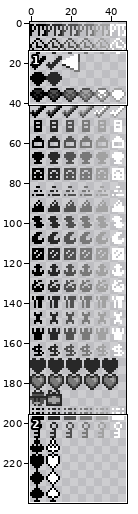
Edited in one commit: sprite sheet (bin/assets/img/bg/level-select-characters.png). The first picture is a wide view before the edit; the outline marks the close-up.
Close-up. As it was:
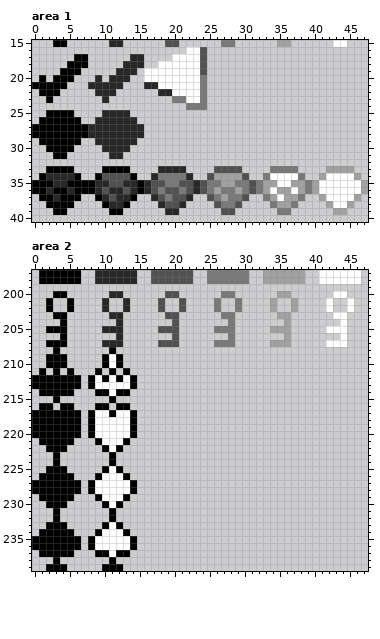
The file is 48x240 pixels. Shown: area 1: x 0..47, y 15..40; area 2: x 0..47, y 197..239.
And afterwards:
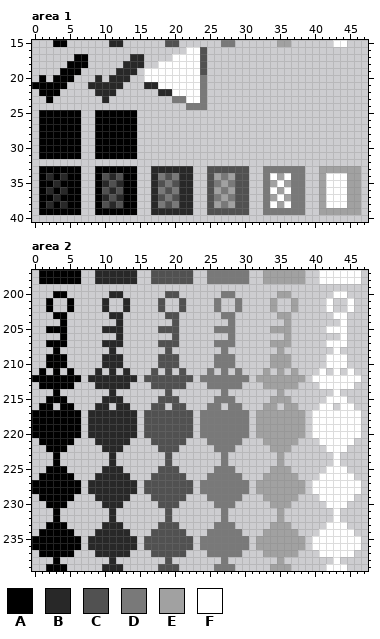
Palette (. is transparent): A #000000  B #282828  C #515151  D #797979  E #a1a1a1  F #ffffff
Difference:
Changed rows in their new state; - is an unchanged pixel.
Area 1:
first column x 0:
25 -A----A--AAAAAA---------------------------------
26 ---------AAAAAA---------------------------------
27 .------..AAAAAA.--------------------------------
28 .------..AAAAAA.--------------------------------
29 ---------AAAAAA---------------------------------
30 -A----A--AAAAAA---------------------------------
31 -AA--AA--AAAAAA---------------------------------
33 -A----A--A----A--B----B--C----C--D----D--E----E-
34 ---A-A-----B-A-----C-B-----D-C-----E-D-------E--
35 .---A--..A--BAA..B--CBB..C--DCC..D--EDD..E---EE.
36 .---BA-..A--CAA..B--DBB..C--ECC..D--FDD..E---EE.
37 -------------A-------B-------C-------D-------E--
38 -AB-B-A--AC-C-A--BD-D-B--CE-E-C--DF-F-D--EF---E-
39 -AA--AA--AA--AA--BB--BB--CC--CC--DD--DD--EE--EE-
Area 2:
first column x 0:
208 -----------B-------C-------D-------E-------F---
209 ----------BBB-----CCC-----DDD-----EEE-----FFF--
210 ----------BBB-----CCC-----DDD-----EEE-----FFF--
211 ---------B-B-B---C-C-C---D-D-D---E-E-E---F-F-F-
212 --------BBBBBBB-CCCCCCC-DDDDDDD-EEEEEEE-FFFFFFF
213 .-----.-.BBBBB.--CCCCC---DDDDD---EEEEE---FFFFF-
214 -..-..---..B..-----C-------D-------E-------F---
215 --A-A-----BBB-----CCC-----DDD-----EEE-----FFF--
216 ---------BB-BB---CC-CC---DD-DD---EE-EE---FF-FF-
217 --------BBBBBBB-CCCCCCC-DDDDDDD-EEEEEEE-FFFFFFF
218 --------BBBBBBB-CCCCCCC-DDDDDDD-EEEEEEE-FFFFFFF
219 --------BBBBBBB-CCCCCCC-DDDDDDD-EEEEEEE-FFFFFFF
220 --------BBBBBBB-CCCCCCC-DDDDDDD-EEEEEEE-FFFFFFF
221 ---------BBBBB---CCCCC---DDDDD---EEEEE---FFFFF-
222 ----------BBB-----CCC-----DDD-----EEE-----FFF--
223 -----------B-------C-------D-------E-------F---
224 -----------B-------C-------D-------E-------F---
225 ----------BBB-----CCC-----DDD-----EEE-----FFF--
226 ---------BBBBB---CCCCC---DDDDD---EEEEE---FFFFF-
227 --------BBBBBBB-CCCCCCC-DDDDDDD-EEEEEEE-FFFFFFF
228 --------BBBBBBB-CCCCCCC-DDDDDDD-EEEEEEE-FFFFFFF
229 ---------BBBBB---CCCCC---DDDDD---EEEEE---FFFFF-
230 ----------BBB-----CCC-----DDD-----EEE-----FFF--
231 -----------B-------C-------D-------E-------F---
232 -----------B-------C-------D-------E-------F---
233 ----------BBB-----CCC-----DDD-----EEE-----FFF--
234 ---------BBBBB---CCCCC---DDDDD---EEEEE---FFFFF-
235 --------BBBBBBB-CCCCCCC-DDDDDDD-EEEEEEE-FFFFFFF
236 --------BBBBBBB-CCCCCCC-DDDDDDD-EEEEEEE-FFFFFFF
237 ---------BBBBB---CCCCC---DDDDD---EEEEE---FFFFF-
238 -----------B-------C-------D-------E-------F---
239 ----------BBB-----CCC-----DDD-----EEE-----FFF--
Changed places in both close-ups, as pixel boxes (x1, y1, x2, y2):
changed: (32, 110, 368, 215)
changed: (32, 347, 361, 571)
